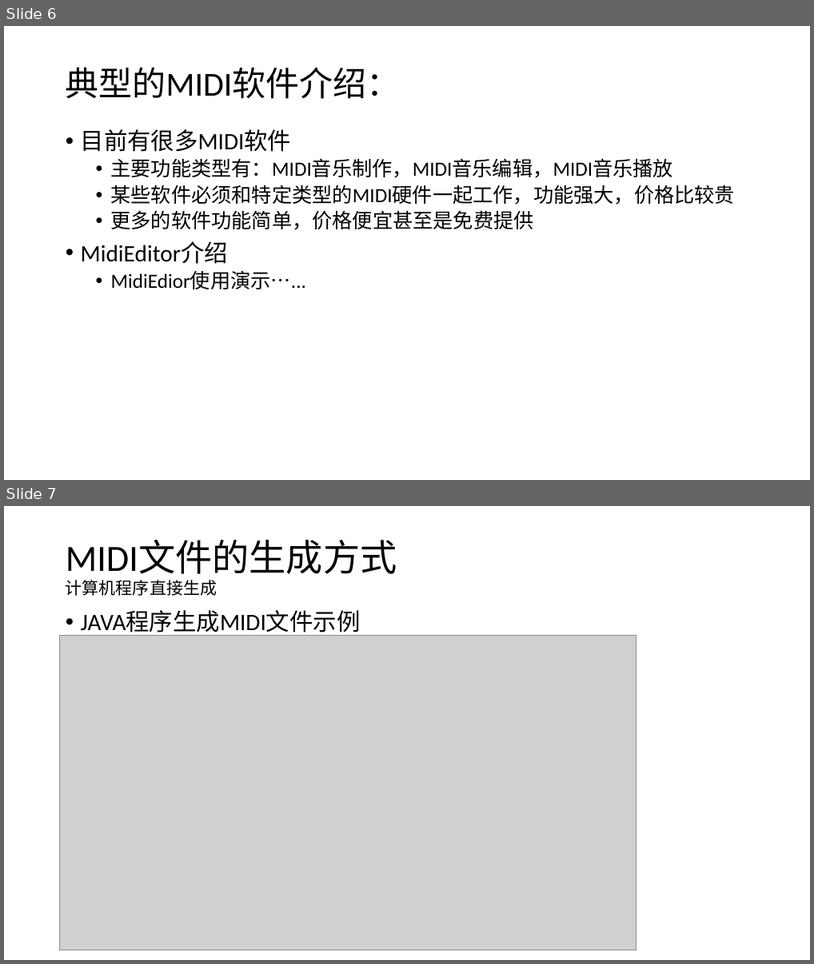
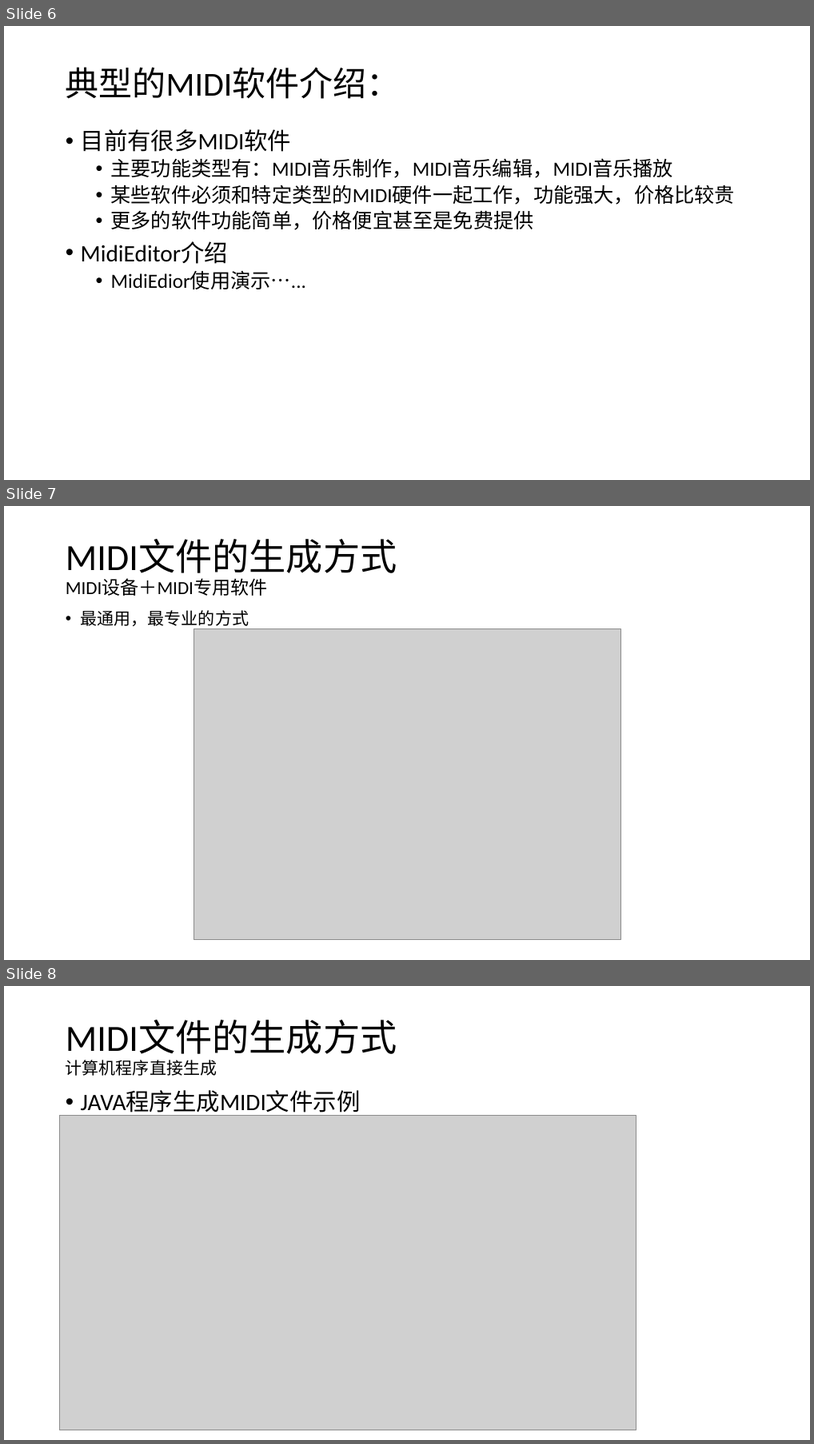
Before and after one commit to huntercao/shared_files, a slide deck: midi/docs/ppt/midi_introduction.pptx. Shown one above the other, each under a label of ours: slides 6 and 7 before the commit, slides 6, 7 and 8 after it. The pictures are 814x964 and 814x1444 pixels, drawn with LibreOffice and Linux fonts; fonts in the diff are those of the drawing; grey boxes stand for pictures. Boxes give left, top, right and bottom in pixels: in the first picture for what was removed or moved away, otherwise in the second. Text is boxed around its words. In the diff, an @@ line names an element or a change of style, - is before the commit and + after.

```diff
--- a/midi/docs/ppt/midi_introduction.pptx
+++ b/midi/docs/ppt/midi_introduction.pptx
@@ slide 7 added at (4, 506, 810, 960), background #FFFFFF @@
@@ title added at (66, 540, 398, 596), 22 pt, text #000000 @@
+MIDI文件的生成方式
+MIDI设备＋MIDI专用软件
@@ text added at (81, 610, 249, 626), 20 pt, text #000000 @@
+• 最通用，最专业的方式
@@ picture added at (194, 629, 621, 940) @@
@@ what was slide 7 is now slide 8 @@
```
Also in this commit, not shown: 1 slide changed.
